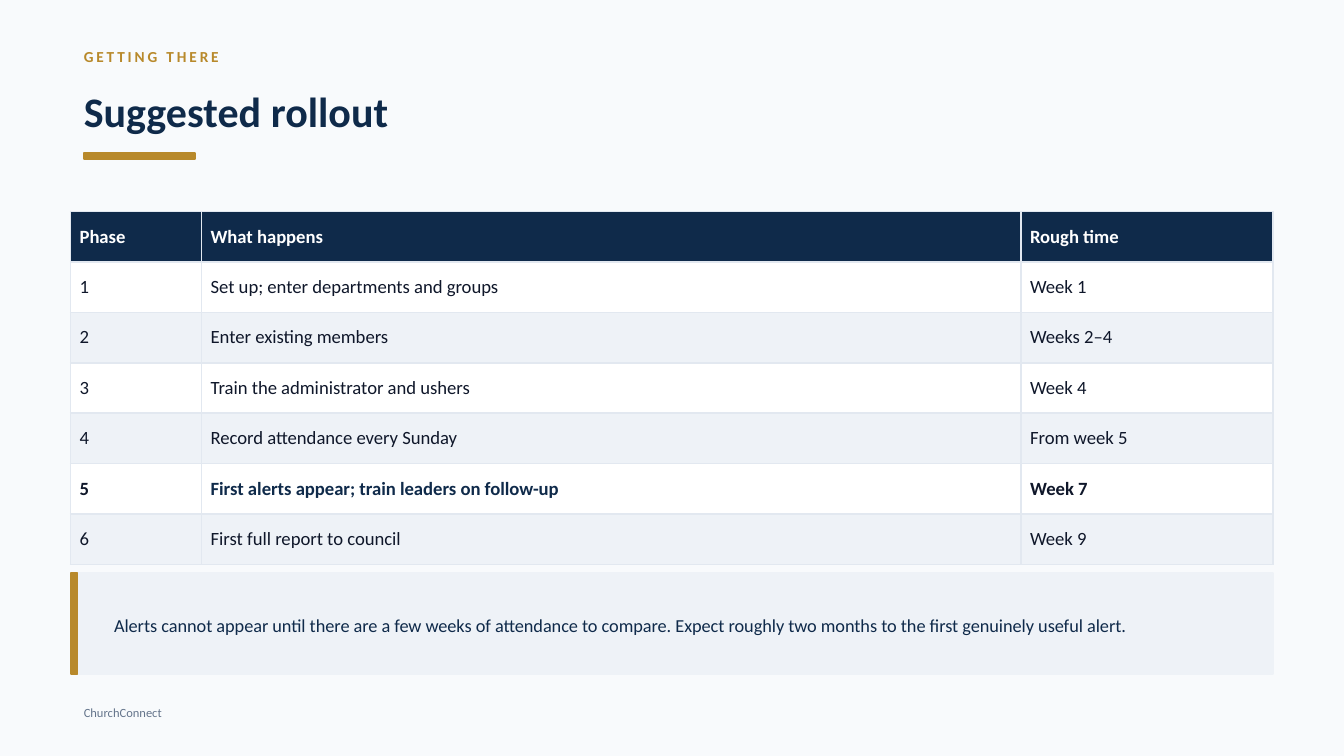
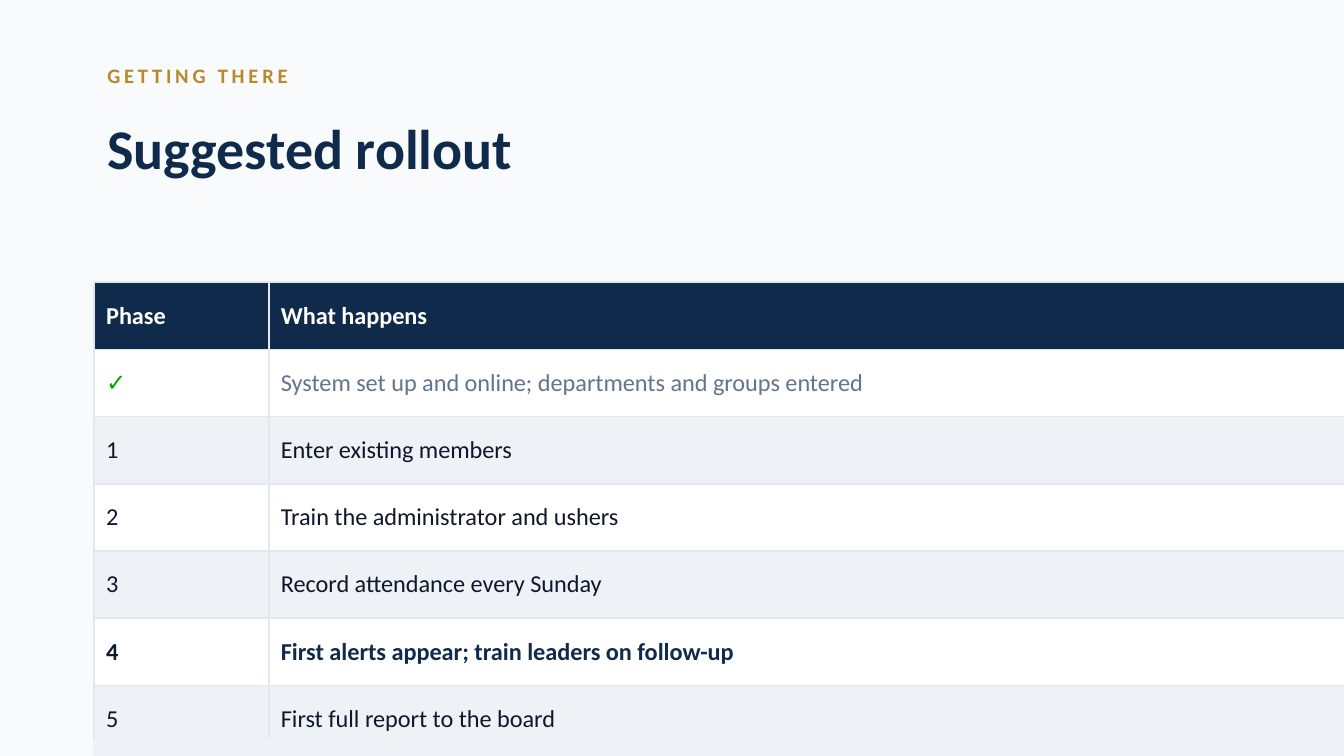
Before and after one commit to nhanhayhaw/ChurchCONNECT, a slide deck: slide 21 of docs/ChurchConnect-Leadership-Presentation.pptx (slide 20 before the commit). Drawn at 1344x756 pixels with LibreOffice and Linux fonts; fonts in the diff are those of the drawing; background and template pictures are left out. Boxes give left, top, right and bottom in pixels: in the first picture for what was removed or moved away, otherwise in the second. Text is boxed around its words. In the diff, an @@ line names an element or a change of style, - is before the commit and + after.

```diff
--- a/docs/ChurchConnect-Leadership-Presentation.pptx
+++ b/docs/ChurchConnect-Leadership-Presentation.pptx
@@ text "GETTING THERE": place and size @@
-text "GETTING THERE" at [84, 52, 218, 62]
+text "GETTING THERE" at [107, 69, 288, 83]
@@ text "GETTING THERE" at [107, 69, 288, 83]: size 8.2 to 11 pt, letter spacing 1.5 to 2 pt @@
@@ text "Suggested rollout": place and size @@
-text "Suggested rollout" at [84, 97, 388, 134]
+text "Suggested rollout" at [107, 129, 512, 179]
@@ text "Suggested rollout" at [107, 129, 512, 179]: size 22.5 to 30 pt @@
@@ rectangle removed at [83, 153, 194, 159] @@
@@ table at [94, 282, 1344, 735] @@
-row 2: 1 | Set up; enter departments and groups | Week 1
+row 2: ✓ | System set up and online; departments and groups entered | Done
-row 3, column 1: 2
+row 3, column 1: 1
-row 3, column 3: Weeks 2–4
+row 3, column 3: Weeks 1–3
-row 4, column 1: 3
+row 4, column 1: 2
-row 4, column 3: Week 4
+row 4, column 3: Week 3
-row 5, column 1: 4
+row 5, column 1: 3
-row 5, column 3: From week 5
+row 5, column 3: From week 4
-row 6, column 1: 5
+row 6, column 1: 4
-row 6, column 3: Week 7
+row 6, column 3: Week 6
-row 7: 6 | First full report to council | Week 9
+row 7: 5 | First full report to the board | Week 8
@@ size 10 to 13 pt in "Phase", "What happens", "Rough time", "Enter existing members" and 3 more places @@
@@ table: place and size @@
-table at [71, 211, 1274, 563]
+table at [94, 282, 1344, 735]
@@ rectangle removed at [71, 573, 1274, 673] @@
@@ rectangle removed at [71, 573, 78, 673] @@
@@ text removed at [114, 619, 1126, 635] @@
-Alerts cannot appear until there are a few weeks of attendance to compare. Expect roughly two months to the first genuinely useful alert.
@@ text removed at [84, 708, 162, 717] @@
-ChurchConnect
@@ rectangle added at [94, 739, 1344, 756], fill #EEF2F7, outline #EEF2F7 1 pt @@
```
Also in this commit, not shown: 20 other slides changed, 1 slide added, 11 other files.
